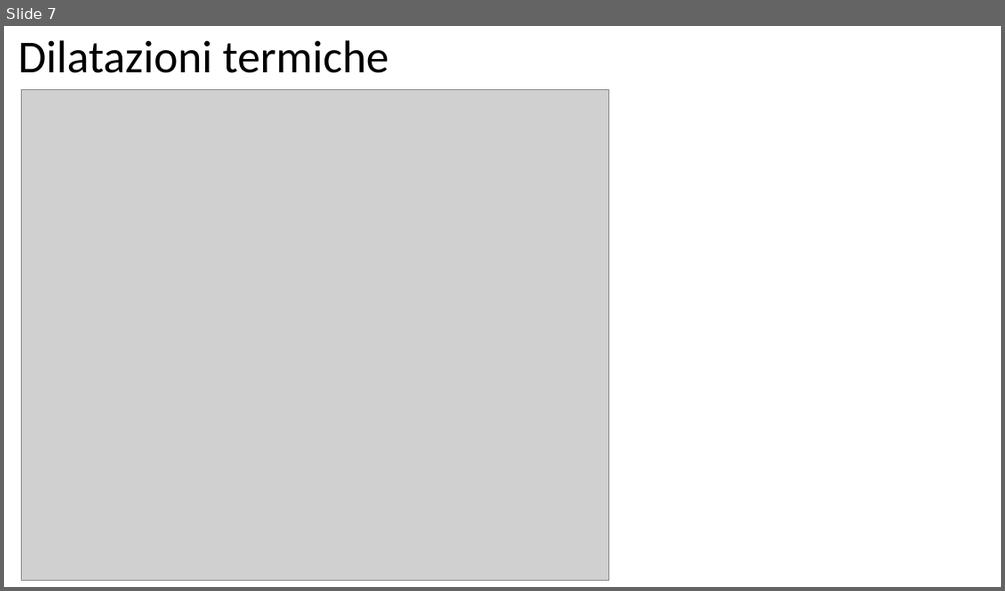
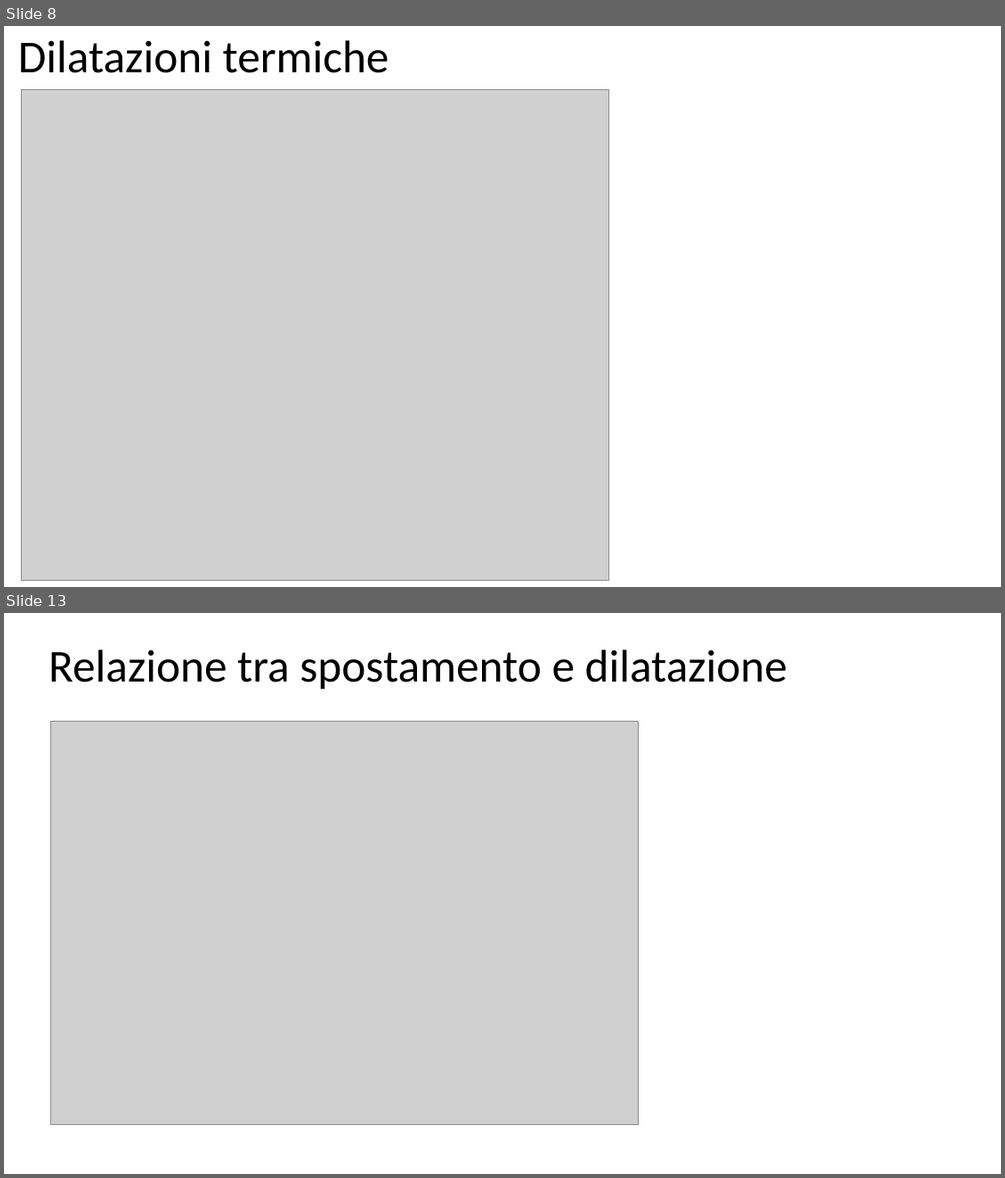
Before and after one commit to giuseppetomassetti/SdC, a slide deck: lezioni/H 8 travi tese e compresse.pptx. Shown one above the other, each under a label of ours: slide 7 before the commit, slides 8 and 13 after it; the slides between them are not shown. The pictures are 1005x591 and 1005x1178 pixels, drawn with LibreOffice and Linux fonts; fonts in the diff are those of the drawing; grey boxes stand for pictures. Boxes give left, top, right and bottom in pixels: in the first picture for what was removed or moved away, otherwise in the second. Text is boxed around its words. In the diff, an @@ line names an element or a change of style, - is before the commit and + after.

```diff
--- a/lezioni/H 8 travi tese e compresse.pptx
+++ b/lezioni/H 8 travi tese e compresse.pptx
@@ slide 13 added at [4,613,1001,1174], background #FFFFFF @@
@@ title added at [48,649,787,690], 44 pt, text #000000 @@
+Relazione tra spostamento e dilatazione
@@ picture added at [50,722,638,1125] @@
@@ what was slide 7 is now slide 8 @@
```
Also in this commit, not shown: 2 slides changed, 5 other slides added, 1 other file.
